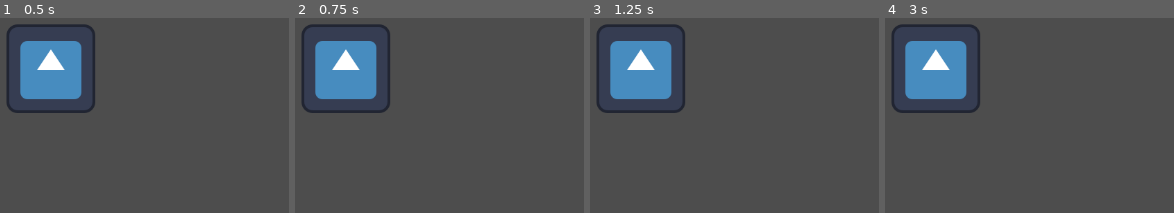
Above: before the commit, frames 1-4 (left to right).
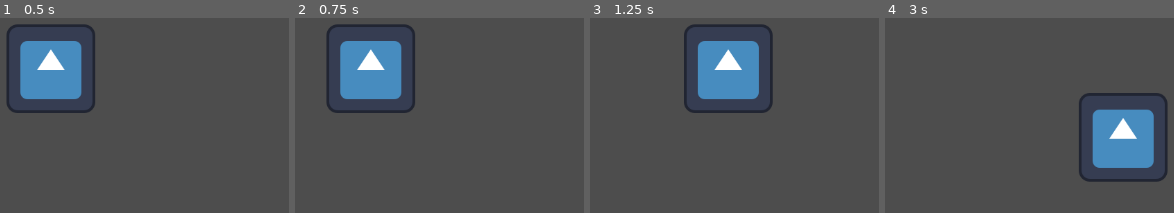
Above: after the commit, the same moments.

Repository: WastoLord/RPG-GLOBAL
Game: Godot game, scene res://node_2d.tscn
Two runs of this game, one before a commit and one after it. Both use one fixed random seed, a clock stepped at 60 frames per second and the inputs below. Before the commit the project has no main scene; this scene is started directly in both runs. The engine's default icon, where the game draws it, is replaced by a stand-in: a white triangle on a blue panel in a dark square.
Inputs:
- Up to frame 1 (0.5 s): no input
- Up to frame 2 (0.75 s): tap Enter (ui_accept) at 0.5 s; hold Right (ui_right) from 0.53 s (still down); hold Enter (ui_accept) from 0.53 s (still down)
- Up to frame 3 (1.25 s): keep holding Right (ui_right); keep holding Enter (ui_accept)
- Up to frame 4 (3 s): release Right (ui_right) at 1.28 s; release Enter (ui_accept) at 1.28 s; hold Down (ui_down) 1.28-2.03 s; tap Enter (ui_accept) at 1.35, 1.52, 1.82, 2.85 s; hold Right (ui_right) 2.03-2.78 s; hold Enter (ui_accept) 2.03-2.78 s; hold Up (ui_up) from 2.78 s (still down)

Frame 1 is identical in both runs. In frame 2, 7.9% of the frame differs, in the area x 2-42%, y 3-49%; in frame 3, 16%; in frame 4, 16%, in the area x 2-98%, y 3-85%.

Commit message:
primeiro passos

Diff:
--- a/character_body_2d.gd
+++ b/character_body_2d.gd
@@ -1 +1,24 @@
 extends CharacterBody2D
+
+func _process(_delta):
+	if Input.is_action_pressed("ui_left"):
+		global_position.x -=3
+
+	elif Input.is_action_pressed("ui_right"):
+		global_position.x +=3
+
+	if Input.is_action_pressed("ui_up"):
+		global_position.y -=3
+
+	elif Input.is_action_pressed("ui_down"):
+		global_position.y +=3
+	if Input.is_action_pressed("ui_accept"):
+		while global_scale.x < 2:
+			global_scale.x += 0.1
+			global_scale.y += 0.1
+			break
+
+		while global_scale.x > 1:
+			global_scale.x -= 0.1
+			global_scale.y -= 0.1
+			continue
--- a/project.godot
+++ b/project.godot
@@ -11,8 +11,44 @@
 [application]
 
 config/name="RPG_GLOBAL"
+run/main_scene="uid://bro5lhng6p8pr"
 config/features=PackedStringArray("4.5", "GL Compatibility")
 config/icon="res://icon.svg"
+
+[input]
+
+ui_left={
+"deadzone": 0.5,
+"events": [Object(InputEventKey,"resource_local_to_scene":false,"resource_name":"","device":0,"window_id":0,"alt_pressed":false,"shift_pressed":false,"ctrl_pressed":false,"meta_pressed":false,"pressed":false,"keycode":4194319,"physical_keycode":0,"key_label":0,"unicode":0,"location":0,"echo":false,"script":null)
+, Object(InputEventJoypadButton,"resource_local_to_scene":false,"resource_name":"","device":0,"button_index":13,"pressure":0.0,"pressed":false,"script":null)
+, Object(InputEventJoypadMotion,"resource_local_to_scene":false,"resource_name":"","device":0,"axis":0,"axis_value":-1.0,"script":null)
+, Object(InputEventKey,"resource_local_to_scene":false,"resource_name":"","device":-1,"window_id":0,"alt_pressed":false,"shift_pressed":false,"ctrl_pressed":false,"meta_pressed":false,"pressed":false,"keycode":0,"physical_keycode":65,"key_label":0,"unicode":97,"location":0,"echo":false,"script":null)
+]
+}
+ui_right={
+"deadzone": 0.5,
+"events": [Object(InputEventKey,"resource_local_to_scene":false,"resource_name":"","device":0,"window_id":0,"alt_pressed":false,"shift_pressed":false,"ctrl_pressed":false,"meta_pressed":false,"pressed":false,"keycode":4194321,"physical_keycode":0,"key_label":0,"unicode":0,"location":0,"echo":false,"script":null)
+, Object(InputEventJoypadButton,"resource_local_to_scene":false,"resource_name":"","device":0,"button_index":14,"pressure":0.0,"pressed":false,"script":null)
+, Object(InputEventJoypadMotion,"resource_local_to_scene":false,"resource_name":"","device":0,"axis":0,"axis_value":1.0,"script":null)
+, Object(InputEventKey,"resource_local_to_scene":false,"resource_name":"","device":-1,"window_id":0,"alt_pressed":false,"shift_pressed":false,"ctrl_pressed":false,"meta_pressed":false,"pressed":false,"keycode":0,"physical_keycode":68,"key_label":0,"unicode":100,"location":0,"echo":false,"script":null)
+]
+}
+ui_up={
+"deadzone": 0.5,
+"events": [Object(InputEventKey,"resource_local_to_scene":false,"resource_name":"","device":0,"window_id":0,"alt_pressed":false,"shift_pressed":false,"ctrl_pressed":false,"meta_pressed":false,"pressed":false,"keycode":4194320,"physical_keycode":0,"key_label":0,"unicode":0,"location":0,"echo":false,"script":null)
+, Object(InputEventJoypadButton,"resource_local_to_scene":false,"resource_name":"","device":0,"button_index":11,"pressure":0.0,"pressed":false,"script":null)
+, Object(InputEventJoypadMotion,"resource_local_to_scene":false,"resource_name":"","device":0,"axis":1,"axis_value":-1.0,"script":null)
+, Object(InputEventKey,"resource_local_to_scene":false,"resource_name":"","device":-1,"window_id":0,"alt_pressed":false,"shift_pressed":false,"ctrl_pressed":false,"meta_pressed":false,"pressed":false,"keycode":0,"physical_keycode":87,"key_label":0,"unicode":119,"location":0,"echo":false,"script":null)
+]
+}
+ui_down={
+"deadzone": 0.5,
+"events": [Object(InputEventKey,"resource_local_to_scene":false,"resource_name":"","device":0,"window_id":0,"alt_pressed":false,"shift_pressed":false,"ctrl_pressed":false,"meta_pressed":false,"pressed":false,"keycode":4194322,"physical_keycode":0,"key_label":0,"unicode":0,"location":0,"echo":false,"script":null)
+, Object(InputEventJoypadButton,"resource_local_to_scene":false,"resource_name":"","device":0,"button_index":12,"pressure":0.0,"pressed":false,"script":null)
+, Object(InputEventJoypadMotion,"resource_local_to_scene":false,"resource_name":"","device":0,"axis":1,"axis_value":1.0,"script":null)
+, Object(InputEventKey,"resource_local_to_scene":false,"resource_name":"","device":-1,"window_id":0,"alt_pressed":false,"shift_pressed":false,"ctrl_pressed":false,"meta_pressed":false,"pressed":false,"keycode":0,"physical_keycode":83,"key_label":0,"unicode":115,"location":0,"echo":false,"script":null)
+]
+}
 
 [rendering]
 
